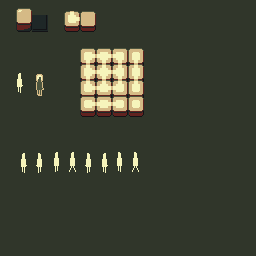
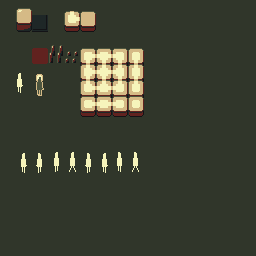
Layer changes from the first (256, 256) image to the second:
painted on "New Layer" over (32, 45, 78, 64)
